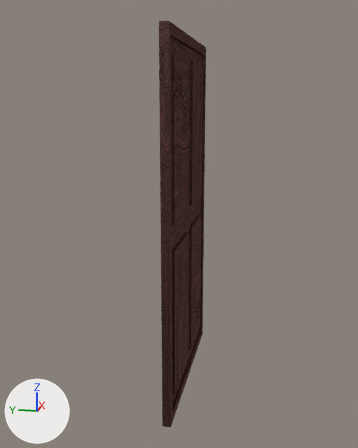
A saved change to the Blender file 01-Models/mg-tuer.blend.
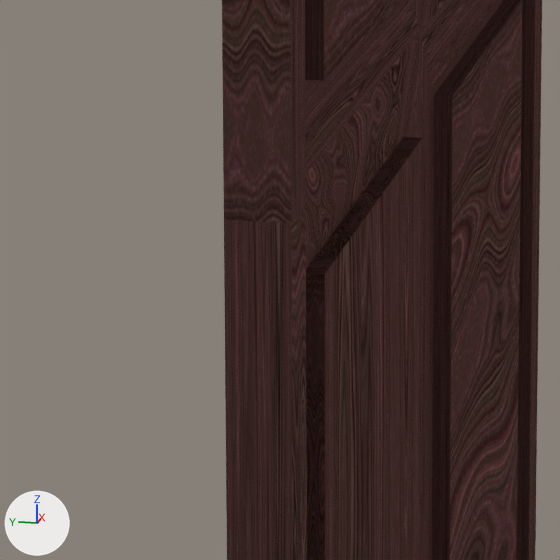
Each version is shown from a 50 mm camera at (-6.351, -1.323, 3.899) aimed at (-0.887, -0.231, 2.533), then close up on the part from 36% to 58% of the width and 48% to 65% of the height. Every picture has the same lights, and +X, +Y and +Z are marked at lower left.

The first close-up shows 'Tür'.
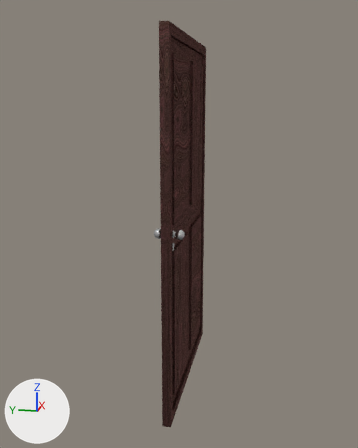
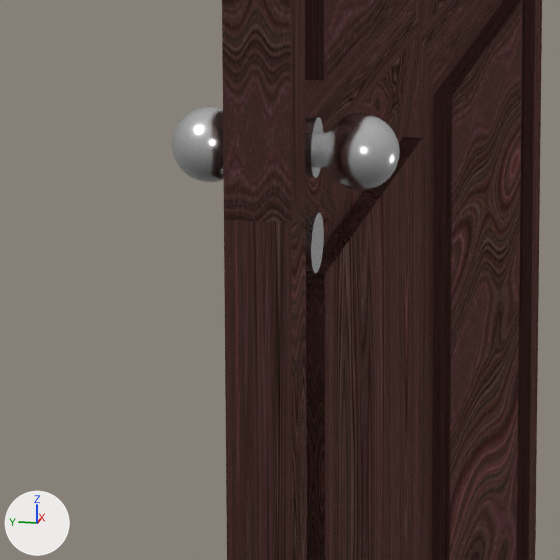
Commit message: Tuer fertig

What differs and where, as boxes [x1, y1, x2, y2] in the close-ups (560 x 560 px):
'Sphere', added
    after: [172, 106, 400, 190]
'Cylinder', added
    after: [306, 212, 324, 273]
'Cylinder.001', added
    after: [305, 117, 323, 178]

Edits to the bpy script that builds the scene:
```text
Add mat_material:
    mat_material = bpy.data.materials.new('Material')
    mat_material.use_nodes = True; mat_material.node_tree.nodes.clear()
    _N = mat_material.node_tree.nodes; _L = mat_material.node_tree.links
    n0 = _N.new('ShaderNodeOutputMaterial'); n0.name = 'Material Output'
    n1 = _N.new('ShaderNodeBsdfAnisotropic'); n1.name = 'Glossy BSDF'
    n1.distribution = 'GGX'
    n1.inputs[1].default_value = 0.224  # 'Roughness'
    _L.new(n1.outputs[0], n0.inputs[0])  # 'BSDF' to 'Surface'
Add me_sphere_002:
    me_sphere_002.from_pydata(...)  # 580 vertices, 612 faces; spans x -1.0..1.0, y -0.98..0.98, z -1.0..4.98
    me_sphere_002.polygons.foreach_set('use_smooth', [True] * 612)
    me_sphere_002.materials.append(mat_material)
Add me_cylinder:
    me_cylinder.from_pydata(...)  # a 32-sided cylinder along z spanning x -1.0..1.0, y -1.0..1.0, z -1.0..1.0
    me_cylinder.materials.append(mat_material)
Add ob_sphere:
    ob_sphere = bpy.data.objects.new('Sphere', me_sphere_002)
    ob_sphere.location = (-0.952, -0.007, 2.424)
    ob_sphere.rotation_euler = (1.571, 0.0, 0.0)  # degrees (90, 0, 0)
    ob_sphere.scale = (0.0605, 0.0605, 0.0605)
Add ob_cylinder:
    ob_cylinder = bpy.data.objects.new('Cylinder', me_cylinder)
    ob_cylinder.location = (-0.955, -0.132, 2.273)
    ob_cylinder.rotation_euler = (1.571, 0.0, 0.0)  # degrees (90, 0, 0)
    ob_cylinder.scale = (-0.0476, -0.0476, -0.0476)
Add ob_cylinder_001:
    ob_cylinder_001 = bpy.data.objects.new('Cylinder.001', me_cylinder.copy())
    ob_cylinder_001.location = (-0.955, -0.132, 2.428)
    ob_cylinder_001.rotation_euler = (1.571, 0.0, 0.0)  # degrees (90, 0, 0)
    ob_cylinder_001.scale = (-0.0476, -0.0476, -0.0476)
```
